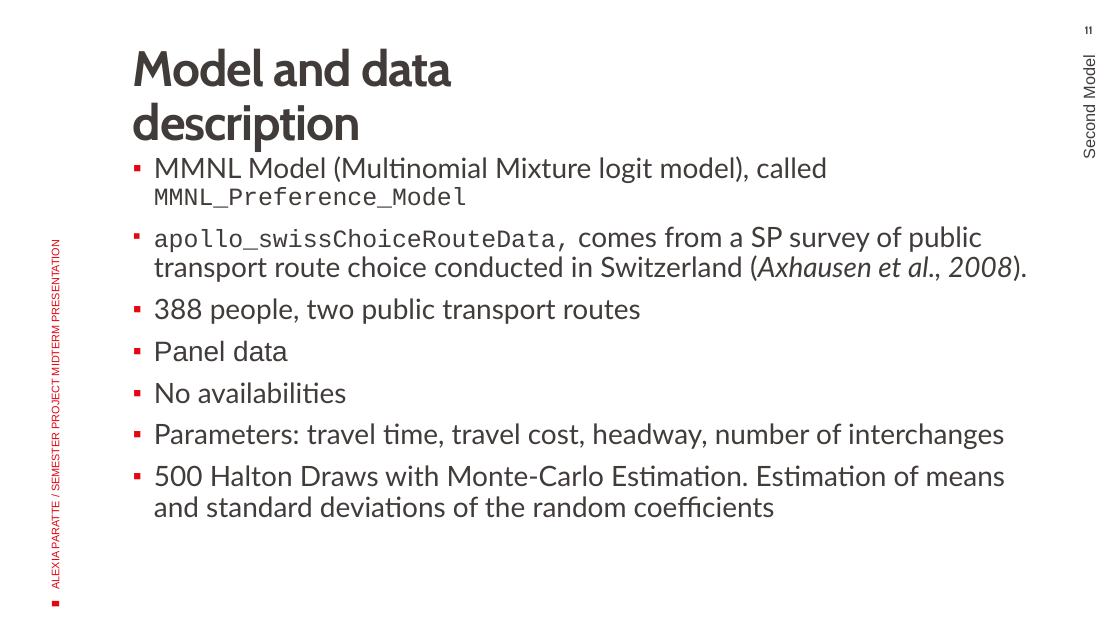
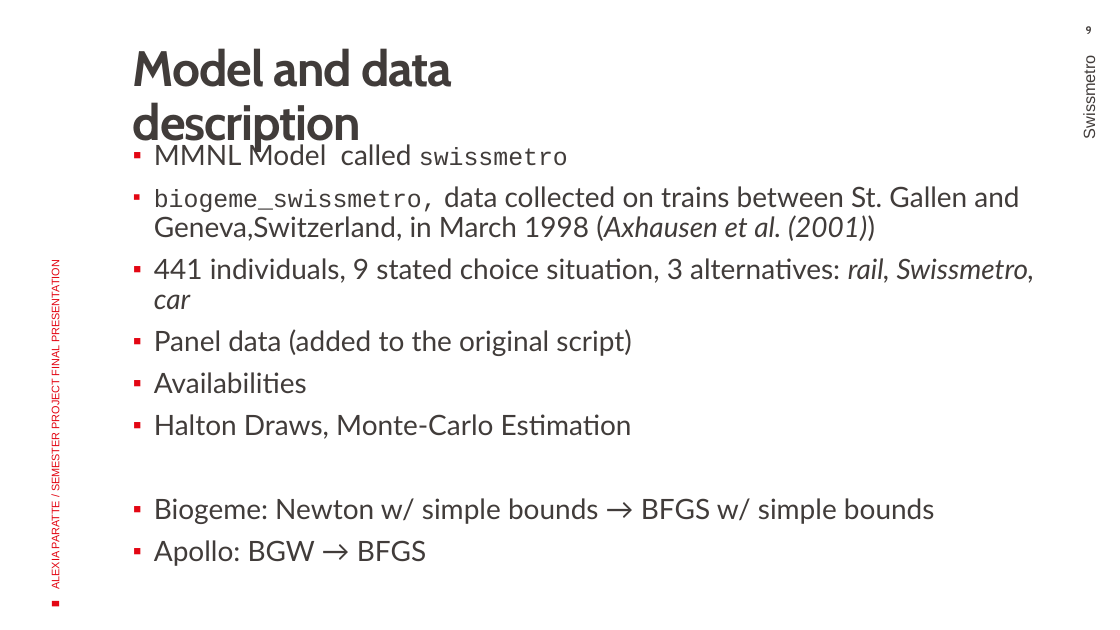
Before and after one commit to araccoon22/Semester-project, a slide deck: slide 9 of Documentation/Reports/Final Presentation - Semester project.pptx (slide 11 before the commit). Drawn at 1120x630 pixels with LibreOffice and Linux fonts; fonts in the diff are those of the drawing; background and template pictures are left out. Boxes give left, top, right and bottom in pixels: in the first picture for what was removed or moved away, otherwise in the second. Text is boxed around its words. In the diff, an @@ line names an element or a change of style, - is before the commit and + after.

```diff
--- a/Documentation/Reports/Final Presentation - Semester project.pptx
+++ b/Documentation/Reports/Final Presentation - Semester project.pptx
@@ page number at (1086, 26, 1092, 34): text changed @@
-11
+9
@@ text at (1080, 63, 1098, 137): text changed @@
-Second Model
+Swissmetro
@@ text at (154, 141, 1035, 566): text changed @@
-▪ MMNL Model (Multinomial Mixture logit model), called MMNL_Preference_Model
-▪ apollo_swissChoiceRouteData, comes from a SP survey of public transport route choice conducted in Switzerland (Axhausen et al., 2008).
-▪ 388 people, two public transport routes
-▪ Panel data
-▪ No availabilities
-▪ Parameters: travel time, travel cost, headway, number of interchanges
-▪ 500 Halton Draws with Monte-Carlo Estimation. Estimation of means and standard deviations of the random coefficients
+▪ MMNL Model called swissmetro
+▪ biogeme_swissmetro, data collected on trains between St. Gallen and Geneva,Switzerland, in March 1998 (Axhausen et al. (2001))
+▪ 441 individuals, 9 stated choice situation, 3 alternatives: rail, Swissmetro, car
+▪ Panel data (added to the original script)
+▪ Availabilities
+▪ Halton Draws, Monte-Carlo Estimation
+▪ Biogeme: Newton w/ simple bounds → BFGS w/ simple bounds
+▪ Apollo: BGW → BFGS
@@ text at (50, 268, 62, 589): text changed @@
-ALEXIA PARATTE / SEMESTER PROJECT MIDTERM PRESENTATION
+ALEXIA PARATTE / SEMESTER PROJECT FINAL PRESENTATION
```
Also in this commit, not shown: 13 other slides changed, 1 slide added, 6 slides removed, 2 other files.
